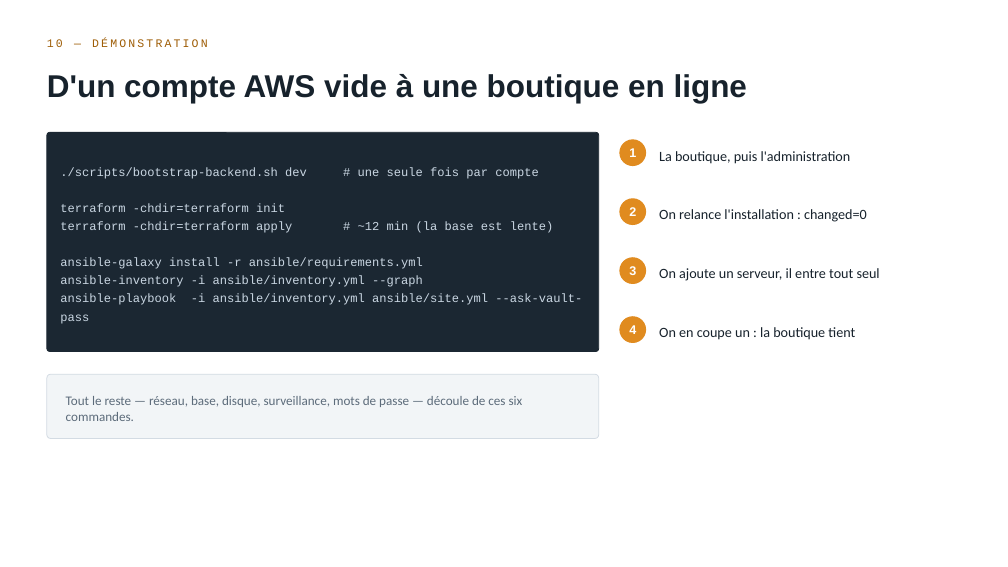
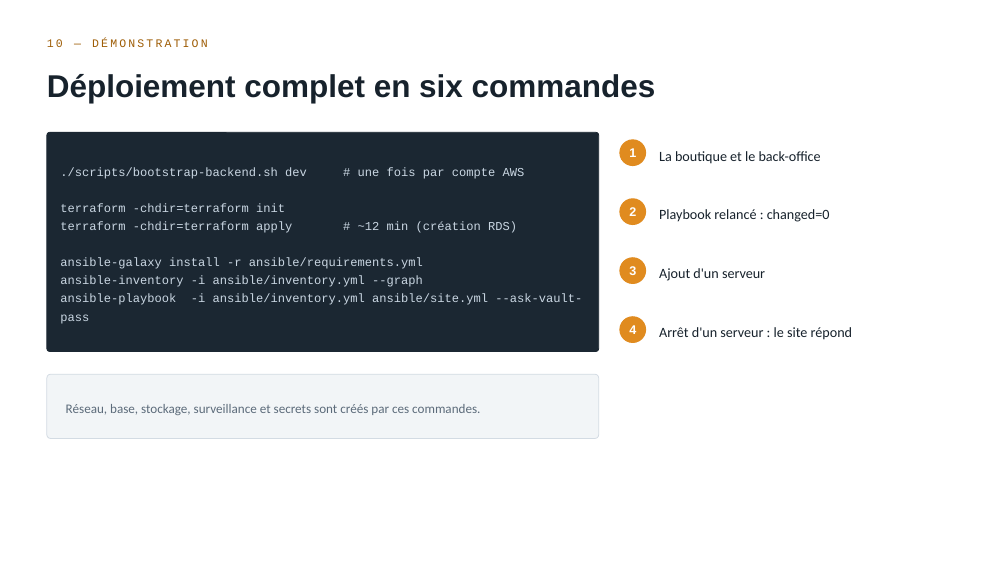
Before and after one commit to rayenebnt/5HASH, a slide deck: slide 11 of docs/soutenance-5hash.pptx. Drawn at 1008x567 pixels with LibreOffice and Linux fonts; fonts in the diff are those of the drawing. Boxes give left, top, right and bottom in pixels: in the first picture for what was removed or moved away, otherwise in the second. Text is boxed around its words. In the diff, an @@ line names an element or a change of style, - is before the commit and + after.

```diff
--- a/docs/soutenance-5hash.pptx
+++ b/docs/soutenance-5hash.pptx
@@ text at [47,74,656,103]: text changed @@
-D'un compte AWS vide à une boutique en ligne
+Déploiement complet en six commandes
@@ text at [60,167,525,179]: text changed @@
-./scripts/bootstrap-backend.sh dev # une seule fois par compte
+./scripts/bootstrap-backend.sh dev # une fois par compte AWS
@@ text at [659,151,821,164]: text changed @@
-La boutique, puis l'administration
+La boutique et le back-office
@@ text at [659,209,830,222]: text changed @@
-On relance l'installation : changed=0
+Playbook relancé : changed=0
@@ text at [60,221,517,233]: text changed @@
-terraform -chdir=terraform apply # ~12 min (la base est lente)
+terraform -chdir=terraform apply # ~12 min (création RDS)
@@ text at [659,268,765,281]: text changed @@
-On ajoute un serveur, il entre tout seul
+Ajout d'un serveur
@@ text at [659,327,852,340]: text changed @@
-On en coupe un : la boutique tient
+Arrêt d'un serveur : le site répond
@@ text at [66,404,480,415]: text changed @@
-Tout le reste — réseau, base, disque, surveillance, mots de passe — découle de ces six commandes.
+Réseau, base, stockage, surveillance et secrets sont créés par ces commandes.
```
Also in this commit, not shown: 10 other slides changed, 1 slide added, 1 slide removed, 2 other files.
